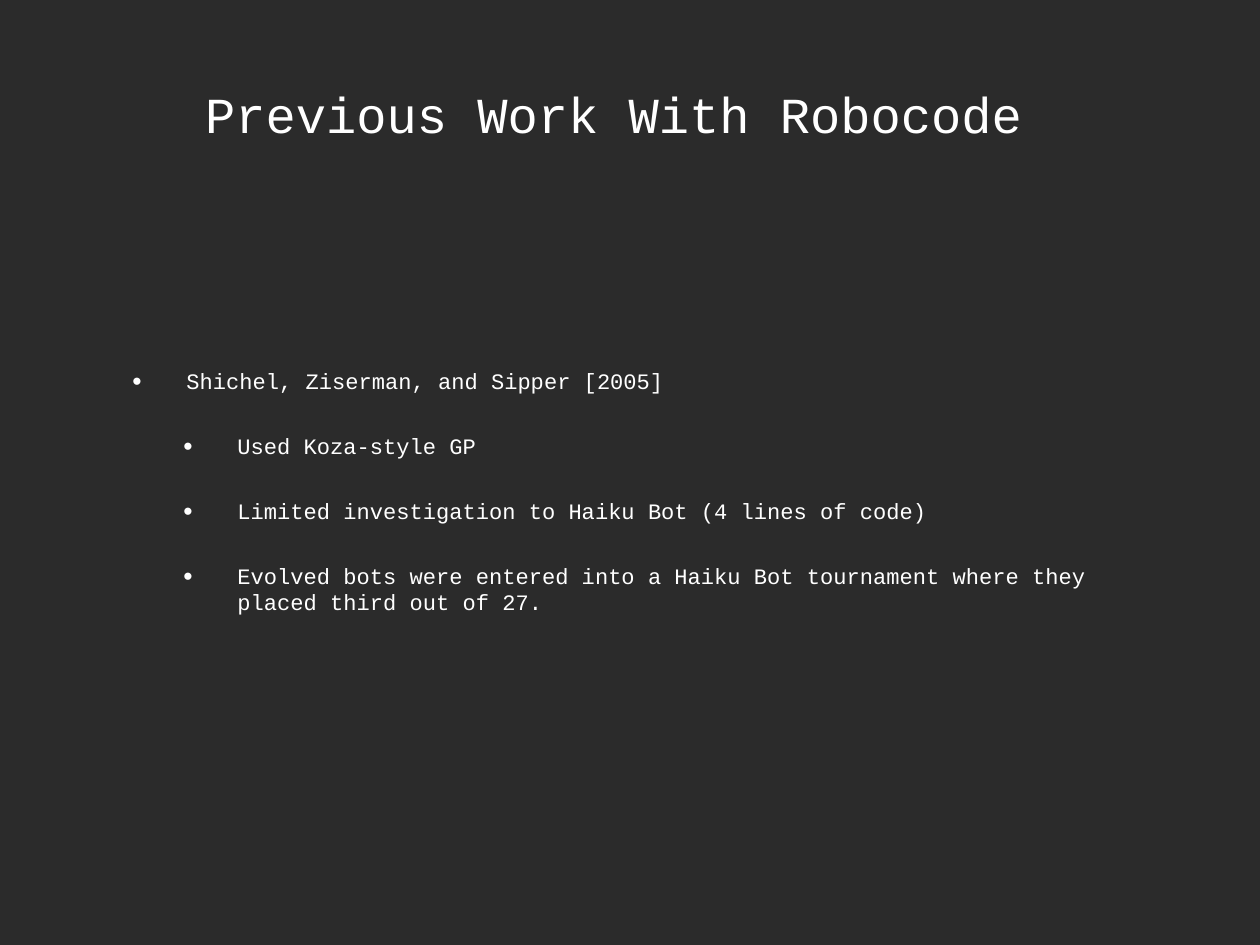
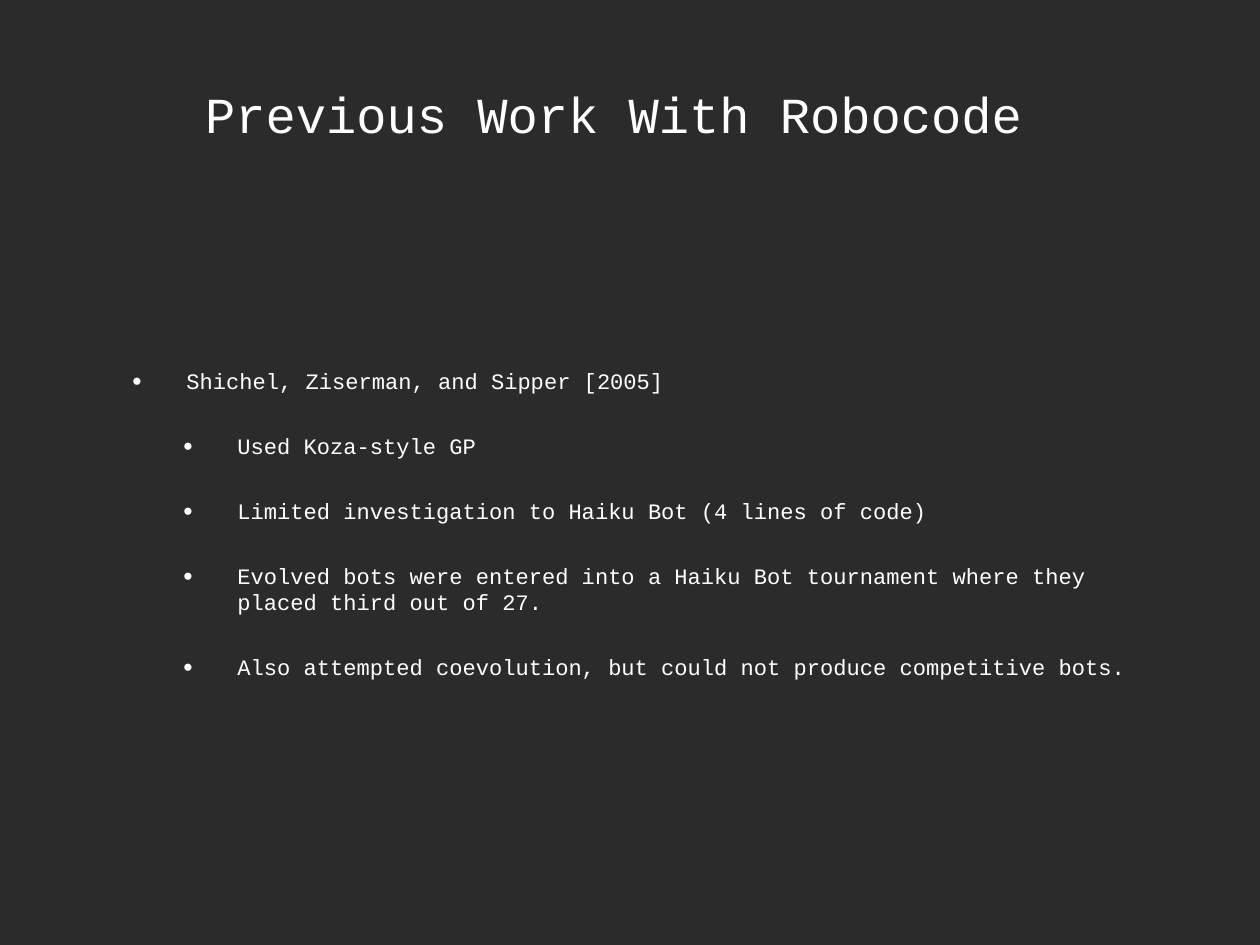
Before and after one commit to jlowenz/ec-robocode, a slide deck: slide 6 of ec-robocode/presentation/ec_presentation_ron.ppt. Drawn at 1260x945 pixels with LibreOffice and Linux fonts; fonts in the diff are those of the drawing; background and template pictures are left out; a plain dark background stands for a picture behind light text. Boxes give left, top, right and bottom in pixels: in the first picture for what was removed or moved away, otherwise in the second. Text is boxed around its words. In the diff, an @@ line names an element or a change of style, - is before the commit and + after.

```diff
--- a/ec-robocode/presentation/ec_presentation_ron.ppt
+++ b/ec-robocode/presentation/ec_presentation_ron.ppt
@@ text at (237, 659, 1125, 680): paragraph added @@
+  • Also attempted coevolution, but could not produce competitive bots.
```
Also in this commit, not shown: 3 other slides changed, 4 slides added, 2 slides removed.
